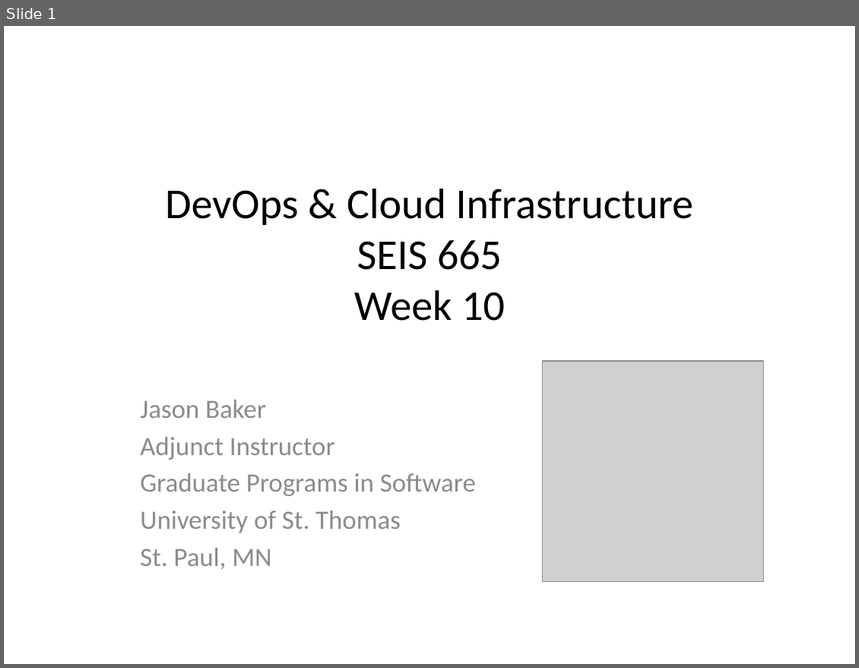
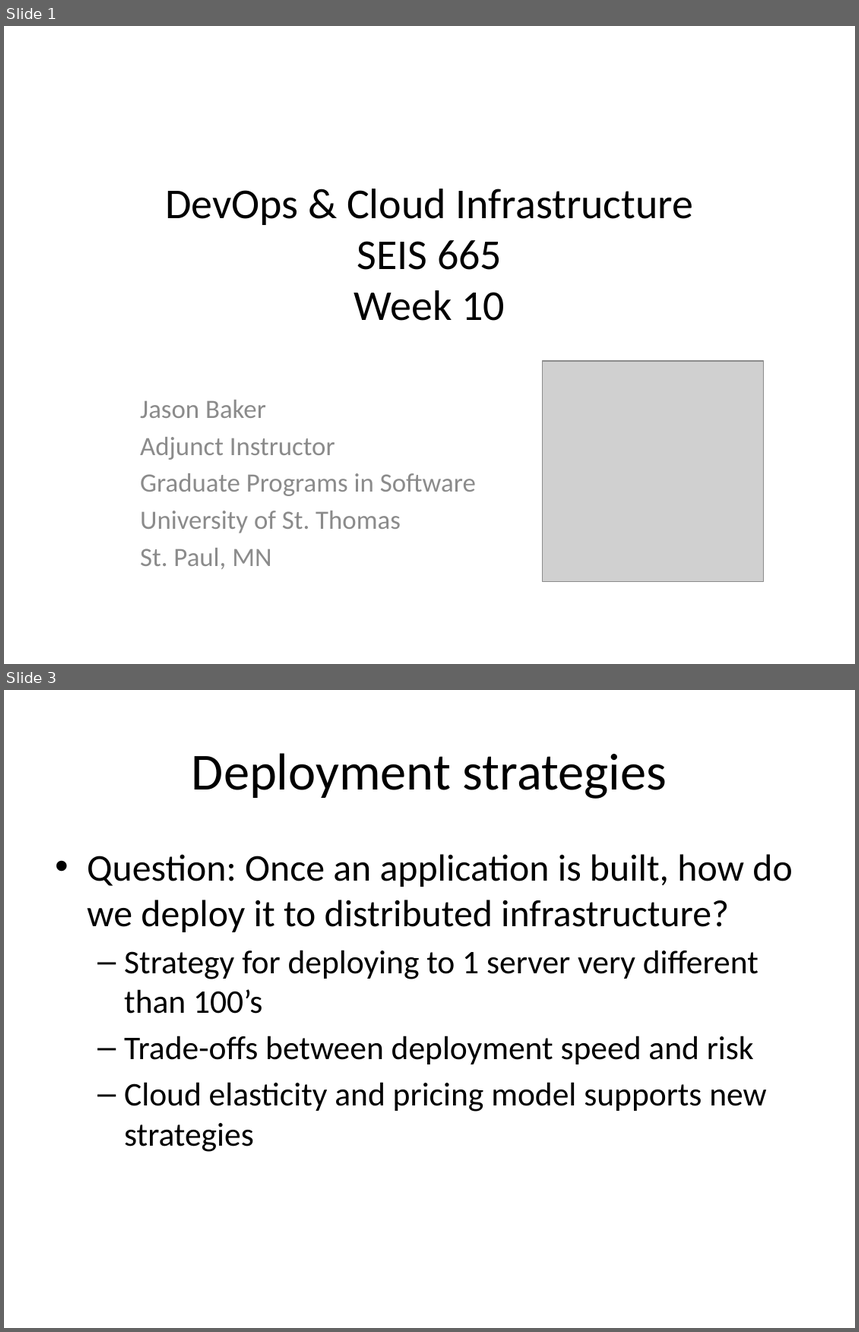
Before and after one commit to jasondbaker/infrastructure-class, a slide deck: lectures/infrastructure-week-10.pptx. Shown one above the other, each under a label of ours: slide 1 before the commit, slides 1 and 3 after it; the slides between them are not shown. The pictures are 859x668 and 859x1332 pixels, drawn with LibreOffice and Linux fonts; fonts in the diff are those of the drawing; grey boxes stand for pictures. Boxes give left, top, right and bottom in pixels: in the first picture for what was removed or moved away, otherwise in the second. Text is boxed around its words. In the diff, an @@ line names an element or a change of style, - is before the commit and + after.

```diff
--- a/lectures/infrastructure-week-10.pptx
+++ b/lectures/infrastructure-week-10.pptx
@@ slide 3 added at (4,690,855,1328), background #FFFFFF @@
@@ title added at (192,753,667,799), 44 pt, text #000000 @@
+Deployment strategies
@@ text added at (87,854,792,1152), 28 pt, text #000000 @@
+• Question: Once an application is built, how do we deploy it to distributed infrastructure?
+  – Strategy for deploying to 1 server very different than 100’s
+  – Trade-offs between deployment speed and risk
+  – Cloud elasticity and pricing model supports new strategies
```
Also in this commit, not shown: 1 slide changed, 10 other slides added, 1 other file.
